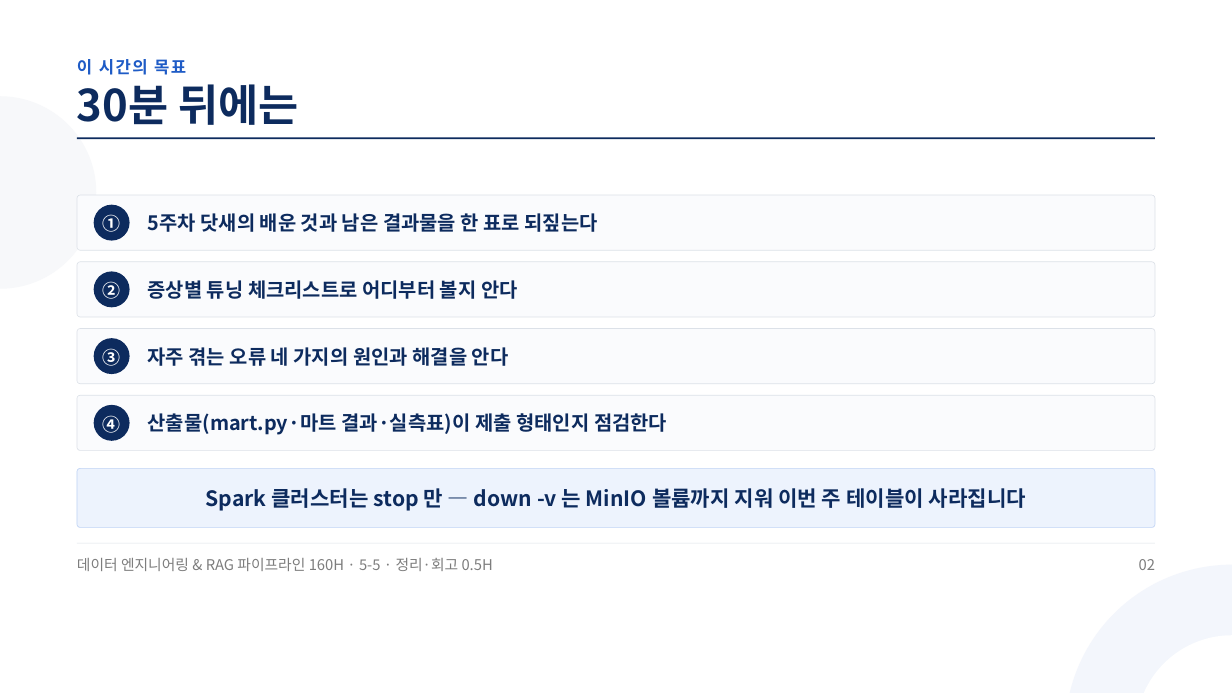
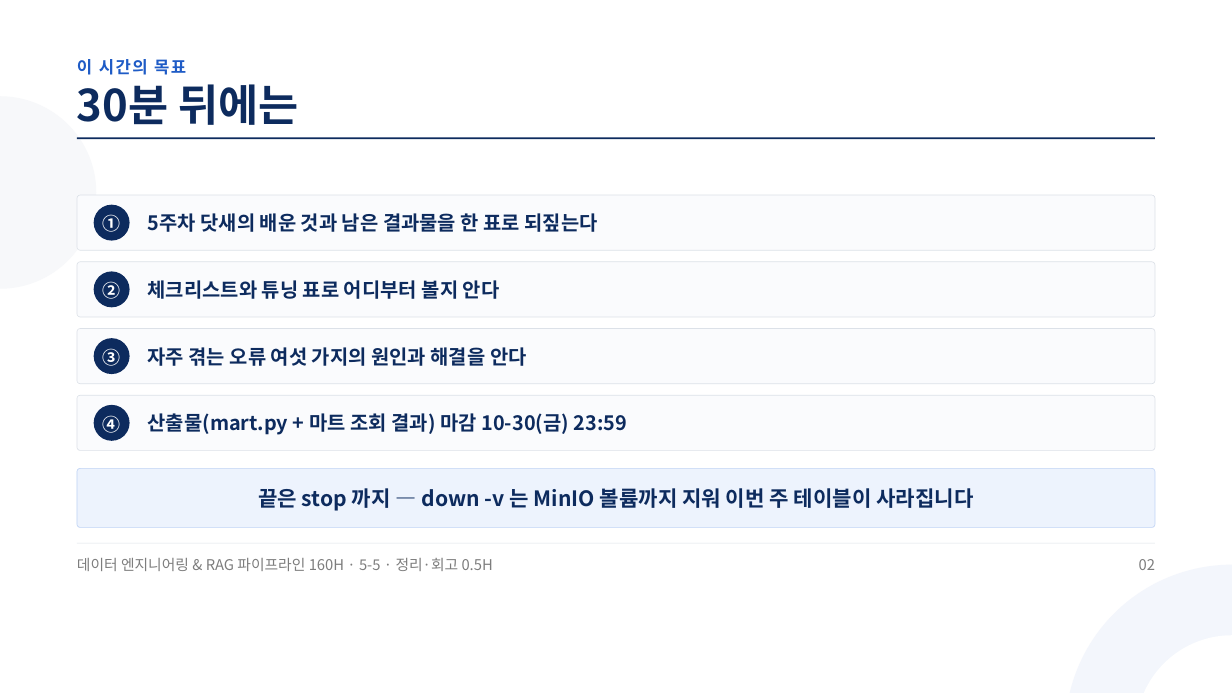
Before and after one commit to aebonlee/materials, a slide deck: slide 2 of data-eng/decks/w5d5s4.pptx. Drawn at 1232x693 pixels with LibreOffice and Linux fonts; fonts in the diff are those of the drawing. Boxes give left, top, right and bottom in pixels: in the first picture for what was removed or moved away, otherwise in the second. Text is boxed around its words. In the diff, an @@ line names an element or a change of style, - is before the commit and + after.

```diff
--- a/data-eng/decks/w5d5s4.pptx
+++ b/data-eng/decks/w5d5s4.pptx
@@ text at [148, 280, 500, 299]: text changed @@
-증상별 튜닝 체크리스트로 어디부터 볼지 안다
+체크리스트와 튜닝 표로 어디부터 볼지 안다
@@ text at [148, 347, 527, 366]: text changed @@
-자주 겪는 오류 네 가지의 원인과 해결을 안다
+자주 겪는 오류 여섯 가지의 원인과 해결을 안다
@@ text at [148, 413, 627, 435]: text changed @@
-산출물(mart.py·마트 결과·실측표)이 제출 형태인지 점검한다
+산출물(mart.py + 마트 조회 결과) 마감 10-30(금) 23:59
@@ text at [258, 488, 973, 511]: text changed @@
-Spark 클러스터는 stop 만 — down -v 는 MinIO 볼륨까지 지워 이번 주 테이블이 사라집니다
+끝은 stop 까지 — down -v 는 MinIO 볼륨까지 지워 이번 주 테이블이 사라집니다
```
Also in this commit, not shown: 7 other slides changed, 1 slide added, 11 other files.
